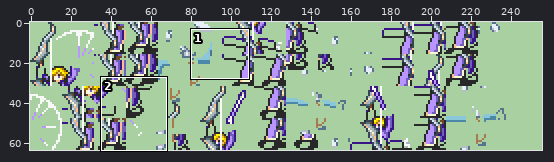
Edited in one commit: sprite sheet (content/battle_animation/klein_bow2/sheet_1.png). Above, an overview of the earlier version with the close-up marked.
Close-up. Before:
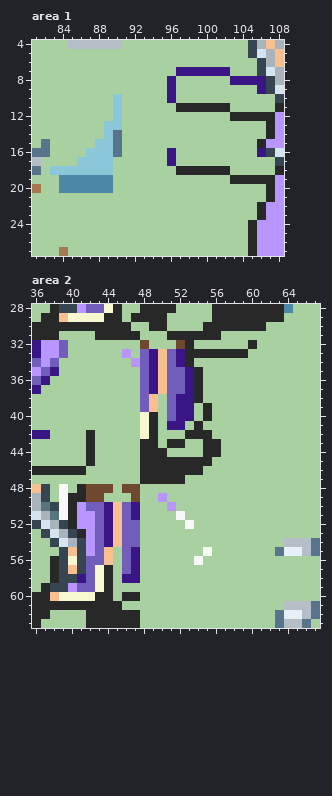
The file is 256x64 pixels. Shown: area 1: x 81..108, y 4..27; area 2: x 36..67, y 28..63.
Now the later version:
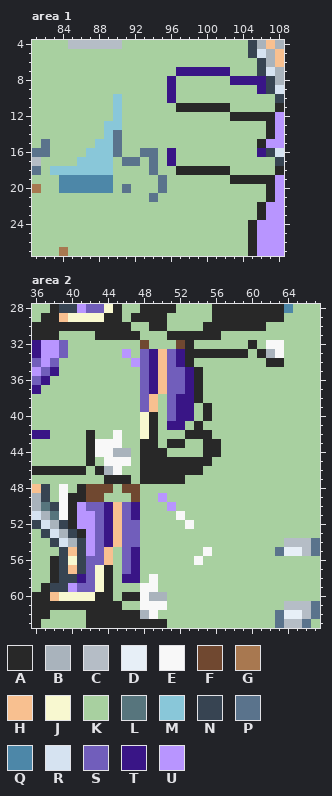
Palette (. is transparent): A #282828  B #a9b3bc  C #b5bdc6  D #e7eff7  E #f8f8f8  F #704830  G #a87850  H #f8c090  J #f8f8d0  K #a8d0a0  L #57757d  M #89c7d9  N #374452  P #5a738c  Q #4d87a8  R #d6e3f1  S #715ebb  T #391586  U #b895ff
Diff:
Area 1:
The author changed colour K to colour P in row 16 at x 93 to 94; in row 17 at x 91 to 92 and 94; in row 18 at x 94; in row 19 at x 95; in row 20 at x 91 and 95; in row 21 at x 94.
Area 2:
The author changed colour K to colour A in row 33 at x 61; in row 34 at x 62 to 63; in row 46 at x 43; in row 47 at x 44 to 46; in row 63 at x 48 to 50.
The author changed colour K to colour B in row 33 at x 62; in row 44 at x 45 to 46; in row 46 at x 44; in row 60 at x 49 to 50; in row 62 at x 48.
The author changed colour K to colour E in row 32 at x 62 to 63; in row 33 at x 63; in row 42 at x 45; in row 43 at x 43 to 45; in row 44 at x 43 to 44; in row 45 at x 44 to 46.
The author changed colour K to colour E in row 46 at x 45; in row 58 at x 49; in row 59 at x 48 to 49; in row 60 at x 48; in row 61 at x 48 to 50; in row 62 at x 49.
Where, in picture pixels (left, top, right, bottom), the same in both close-ups:
changed: (122, 148, 167, 202)
changed: (257, 340, 284, 367)
changed: (95, 430, 131, 484)
changed: (140, 574, 167, 628)
